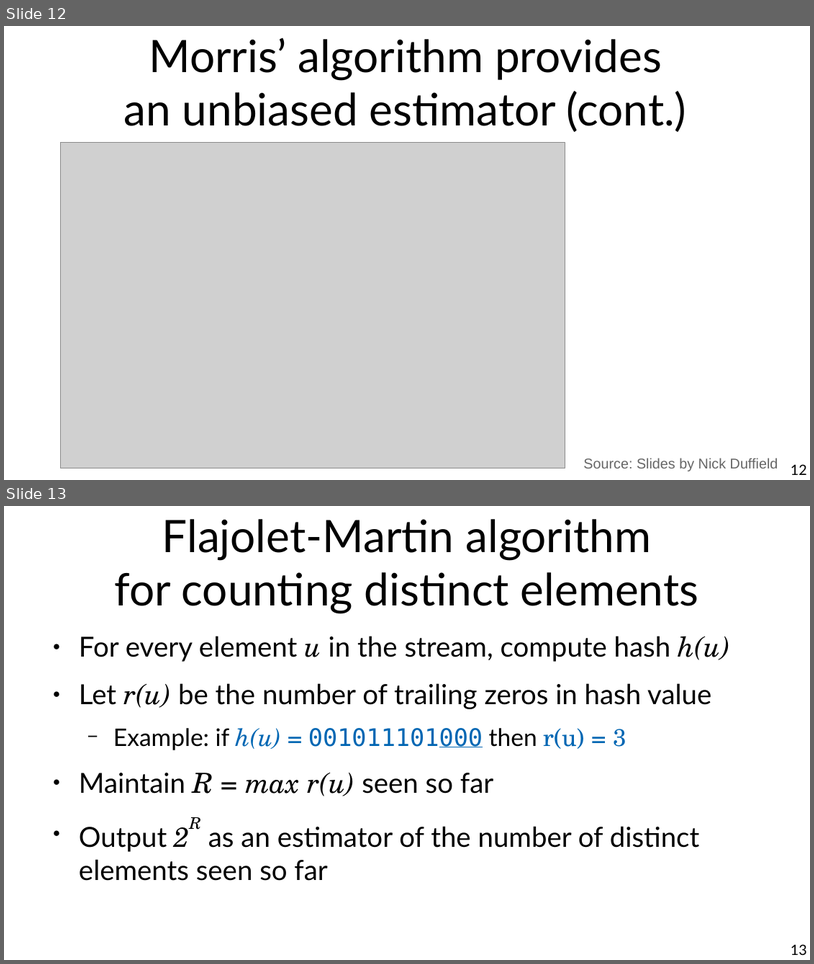
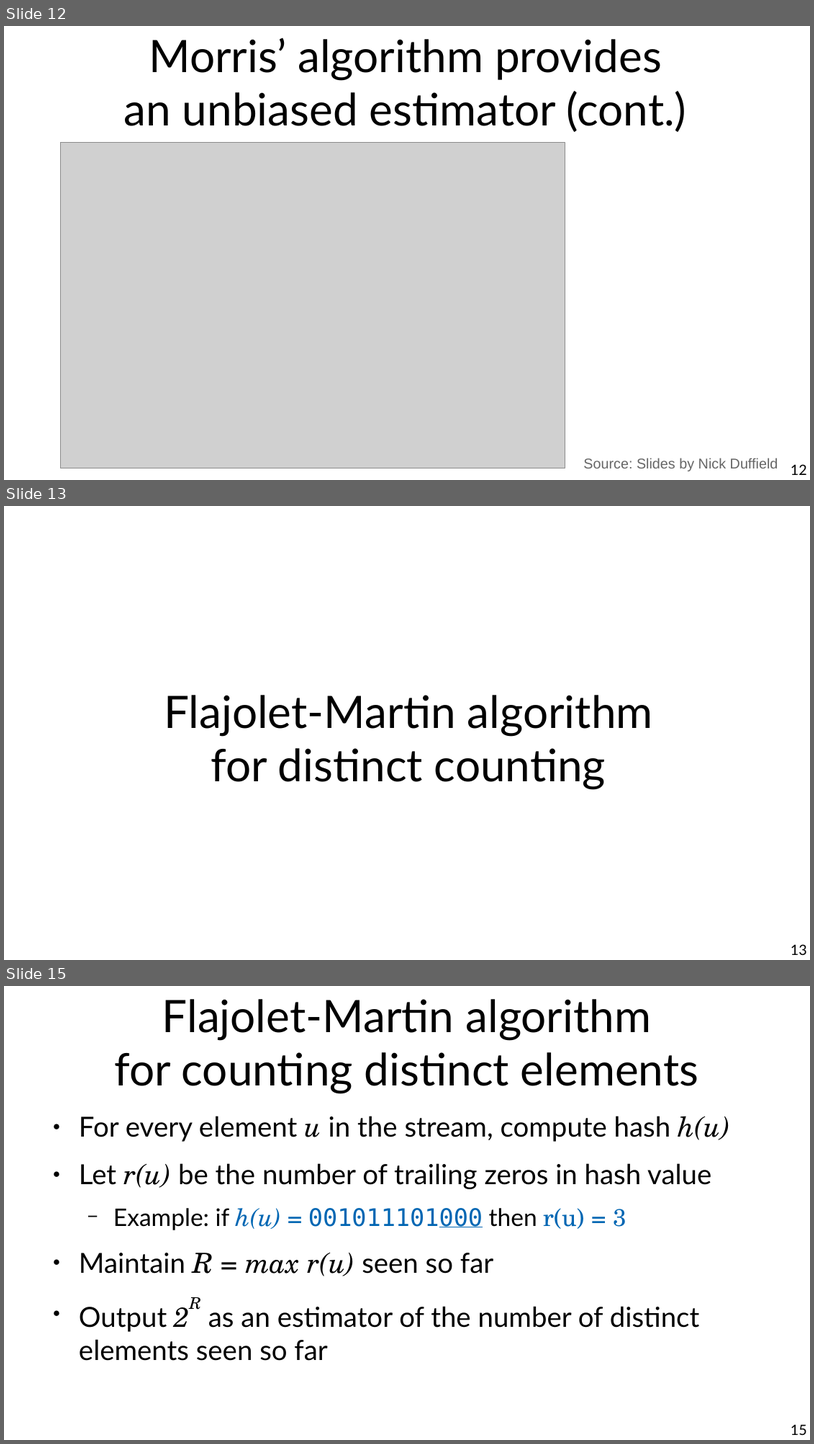
Before and after one commit to marco-calautti/data-mining-course, a slide deck: theory/odp/tt25_probabilistic_counting.odp. Shown one above the other, each under a label of ours: slides 12 and 13 before the commit, slides 12, 13 and 15 after it; the slides between them are not shown. The pictures are 814x964 and 814x1444 pixels, drawn with LibreOffice and Linux fonts; fonts in the diff are those of the drawing; grey boxes stand for pictures. Boxes give left, top, right and bottom in pixels: in the first picture for what was removed or moved away, otherwise in the second. Text is boxed around its words. In the diff, an @@ line names an element or a change of style, - is before the commit and + after.

```diff
--- a/theory/odp/tt25_probabilistic_counting.odp
+++ b/theory/odp/tt25_probabilistic_counting.odp
@@ slide 13 added at (4,506,810,960), background #FFFFFF @@
@@ title added at (164,695,653,790), 44 pt, text #000000 @@
+Flajolet-Martin algorithm
+for distinct counting
@@ page number added at (791,944,808,955), 14 pt, text #000000 @@
+13
@@ what was slide 13 is now slide 15 @@
@@ page number at (791,1424,808,1435): text changed @@
-13
+15
```
Also in this commit, not shown: 1 slide changed, 1 other slide added, 2 other files.
